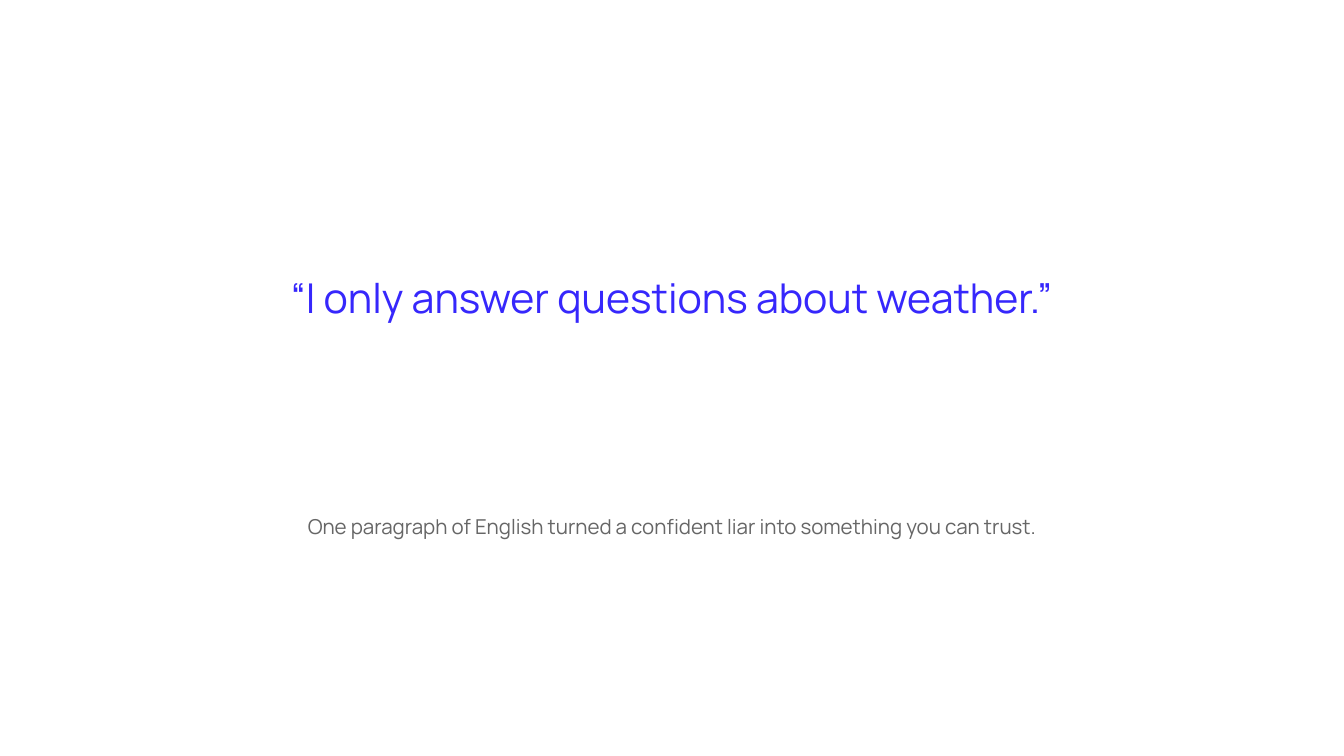
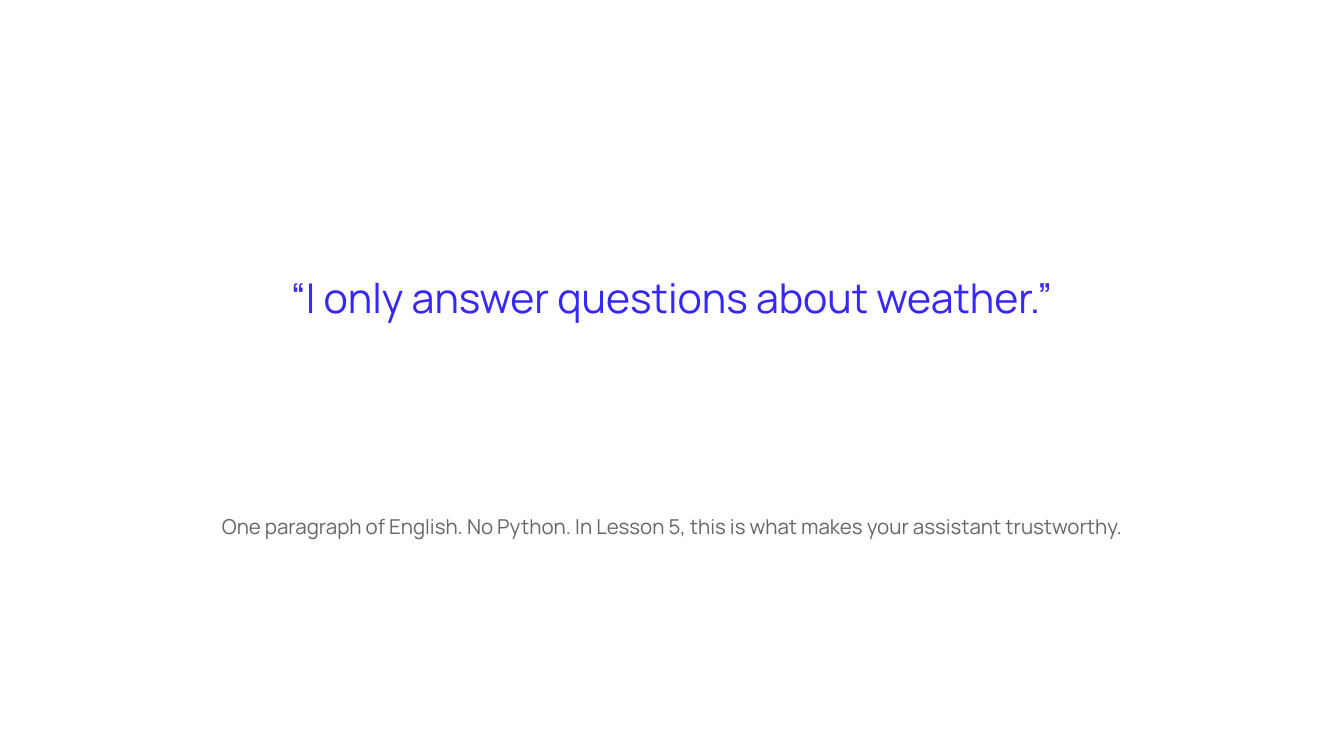
Before and after one commit to ArtyoMKo/tumo_month_workshop, a slide deck: slide 9 of slides/Lesson 1 - Setup and Your First AI Call.pptx. Drawn at 1344x756 pixels with LibreOffice and Linux fonts; fonts in the diff are those of the drawing. Boxes give left, top, right and bottom in pixels: in the first picture for what was removed or moved away, otherwise in the second. Text is boxed around its words. In the diff, an @@ line names an element or a change of style, - is before the commit and + after.

```diff
--- a/slides/Lesson 1 - Setup and Your First AI Call.pptx
+++ b/slides/Lesson 1 - Setup and Your First AI Call.pptx
@@ text at <box>222,519,1121,539</box>: text changed @@
-One paragraph of English turned a confident liar into something you can trust.
+One paragraph of English. No Python. In Lesson 5, this is what makes your assistant trustworthy.
```
Also in this commit, not shown: 6 other slides changed, 1 slide added, 1 slide removed, 2 other files.
